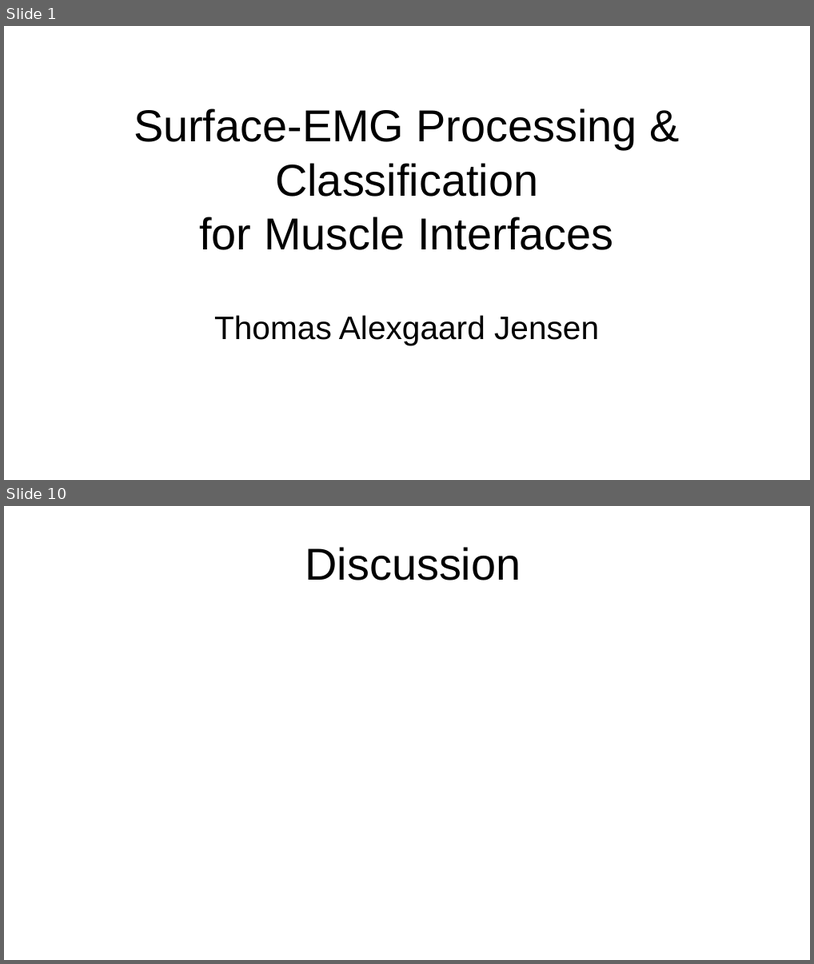
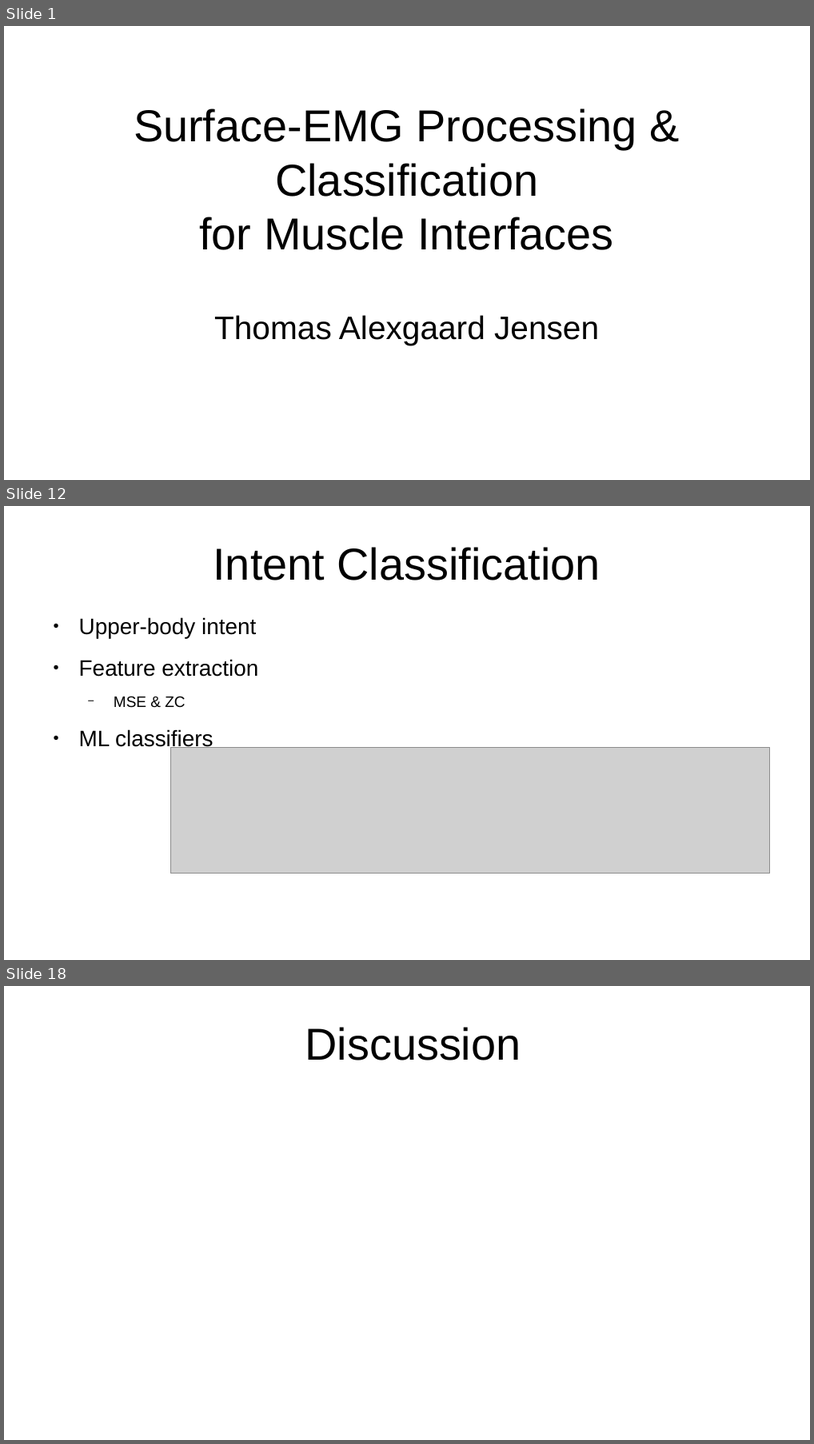
Before and after one commit to thom9258/masters-thesis, a slide deck: presentation/Presentation.odp. Shown one above the other, each under a label of ours: slides 1 and 10 before the commit, slides 1, 12 and 18 after it; the slides between them are not shown. The pictures are 814x964 and 814x1444 pixels, drawn with LibreOffice and Linux fonts; fonts in the diff are those of the drawing; grey boxes stand for pictures. Boxes give left, top, right and bottom in pixels: in the first picture for what was removed or moved away, otherwise in the second. Text is boxed around its words. In the diff, an @@ line names an element or a change of style, - is before the commit and + after.

```diff
--- a/presentation/Presentation.odp
+++ b/presentation/Presentation.odp
@@ slide 12 added at box(4, 506, 810, 960), background #FFFFFF @@
@@ title added at box(213, 547, 601, 580), 44 pt, text #000000 @@
+Intent Classification
@@ text added at box(79, 617, 258, 751), 22 pt, text #000000 @@
+● Upper-body intent
+● Feature extraction
+  − MSE & ZC
+● ML classifiers
@@ picture added at box(171, 748, 771, 873) @@
@@ what was slide 10 is now slide 18 @@
```
Also in this commit, not shown: 1 slide changed, 14 other slides added, 7 slides removed.
